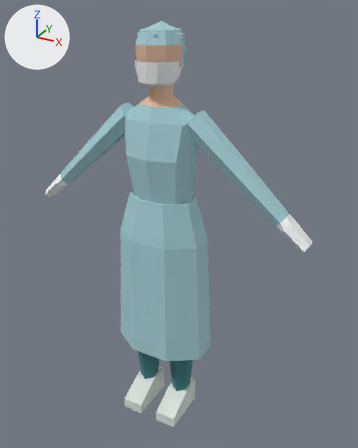
A saved change to the FBX model Assets/Character/Surgeon_Female/Surgeon_Female.fbx.
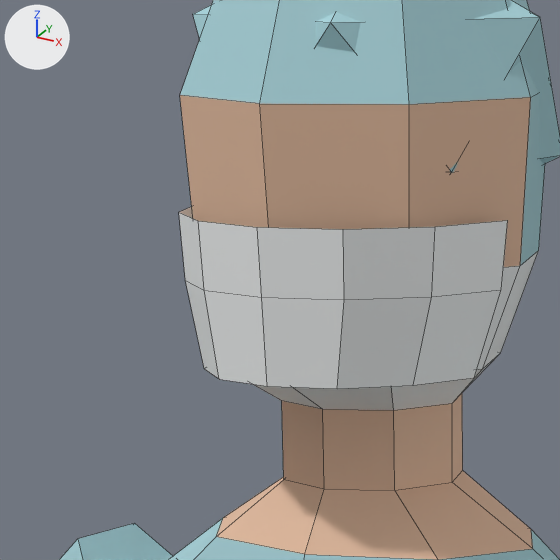
Each version appears first whole from a camera (50 mm lens) standing at (0.952, -1.596, 1.714) and looking at (0.049, 0.046, 0.893), and next in a close-up on the part from 31% to 52% of the width and 7% to 24% of the height. Arrows for +X, +Y and +Z are at upper left; the lights stay in place. The older version's two pictures come first. The close-ups show mesh edges as thin lines.

In view in the first close-up: 'Surgeon_Female'.
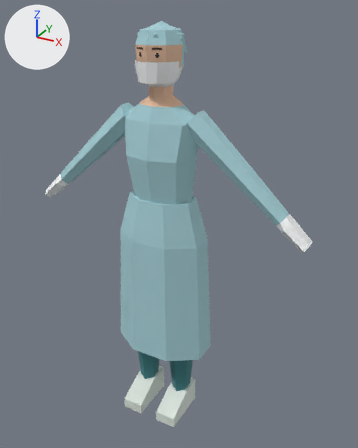
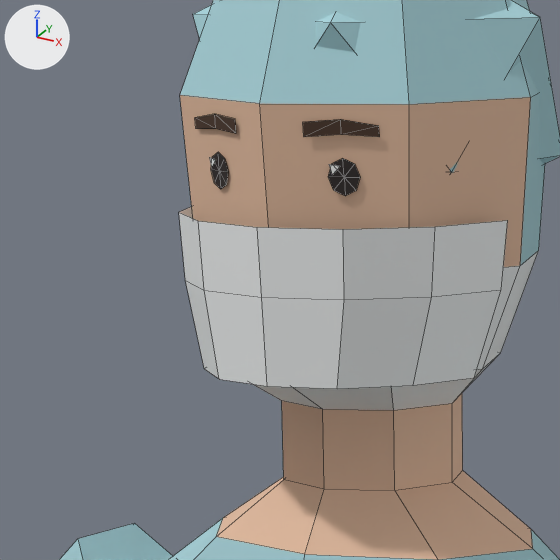
Where the change shows, as pixel boxes (x1, y1, x2, y2) in the close-ups (560 x 560 px):
part 1 of me_surgeon_female, added
    after: (195, 114, 380, 196)

The change, as a diff of the scene's bpy script:
```diff
--- a/Assets/Character/Surgeon_Female/Surgeon_Female.fbx.py
+++ b/Assets/Character/Surgeon_Female/Surgeon_Female.fbx.py
@@ img_facepalette_png @@
+img_facepalette_png = load_image('FacePalette.png', '../Face/FacePalette.png', 32, 16, 'sRGB')
@@ mat_surgeon_female_face @@
+mat_surgeon_female_face = principled_material('Surgeon_Female_Face')
+mat_surgeon_female_face.texture = img_facepalette_png
+mat_surgeon_female_face.roughness = 0.55
@@ me_surgeon_female @@
 # used by ob_surgeon_female; location = (0.0, 0.0, 0.0)
-me_surgeon_female.from_pydata(...)  # 330 vertices, 308 faces; spans x -0.6..0.6, y -0.15..0.13, z 0.0..1.67
+me_surgeon_female.from_pydata(...)  # 388 vertices, 352 faces; spans x -0.6..0.6, y -0.15..0.13, z 0.0..1.67
+# me_surgeon_female part 1
+# 58 vertices are added at x -0.05..0.05, y -0.09..-0.07, z 1.55..1.59
+# 44 new faces join them, mat_surgeon_female_face (picture img_facepalette_png)
 me_surgeon_female.materials.append(mat_surgeon_female_gown)
@@ me_surgeon_female @@
 me_surgeon_female.materials.append(mat_surgeon_female_shoes)
+me_surgeon_female.materials.append(mat_surgeon_female_face)  # picture img_facepalette_png
```
